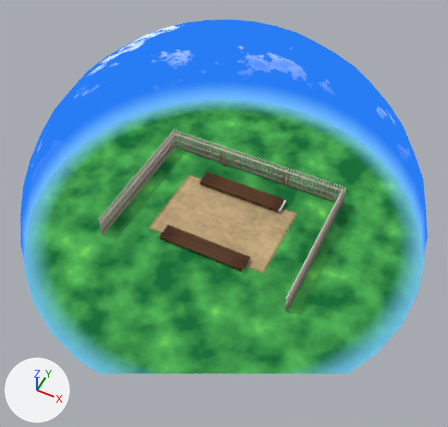
The Blender file untitled.blend, before and after one commit.
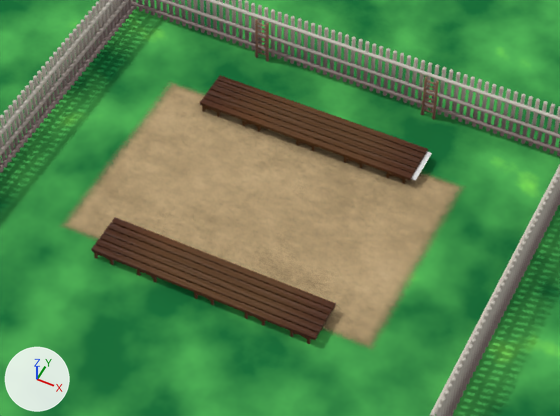
Each version appears first whole from a 50 mm camera at (32.5, -64.8, 82.9) aimed at (3.3, -6.6, 10.0), and next in a close-up on the part from 28% to 75% of the width and 34% to 70% of the height. Lighting does not change. The marker at lower left points along +X, +Y and +Z. Everything nearer to the camera than a plane just in front of the edit is cut away.

In view in the first close-up: 'Cube', 'ground', 'meadow', 'stage', 'wall-E', 'wall-N', 'wall-W'.
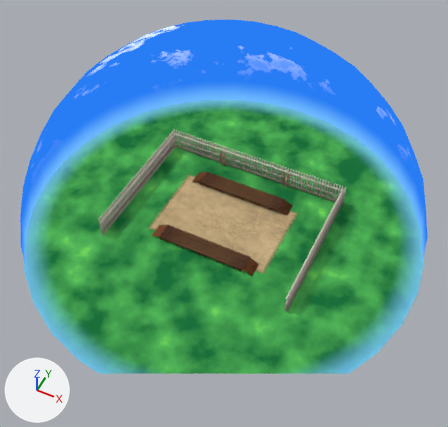
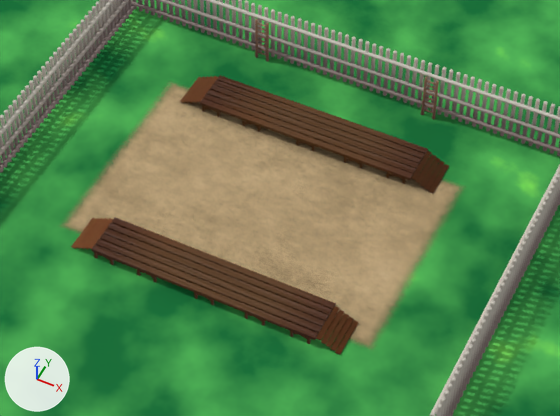
Where the change shows, as pixel boxes (x1, y1, x2, y2) in the close-ups (560 x 416 px):
'Cube', reshaped, modifiers changed (1623% wider, 833% taller)
    before: (411, 152, 432, 181)
    after: (71, 76, 449, 355)

The edits, one by one:
Picture 'Wood078_1K_Roughness.jpg' (img_wood078_1k_roughness_jpg) is new.
Picture 'Wood078_1K_Color.jpg' (img_wood078_1k_color_jpg) is new.
Picture 'Wood078_1K_NormalGL.jpg' (img_wood078_1k_normalgl_jpg) is new.
Material 'stage-step' (mat_stage_step) is new.
Uses the picture img_wood078_1k_color_jpg.
Uses the picture img_wood078_1k_normalgl_jpg.
Uses the picture img_wood078_1k_roughness_jpg.
me_cube is used by ob_cube; location (0.0, 0.0, 0.0).
me_cube had 8 vertices, 6 faces and spanned x 7.93..8.26, y 6.01..8.76, z 0.54..0.61.
me_cube now has 40 vertices, 30 faces and spans x 7.93..9.57, y 6.01..8.76, z -0.07..0.67.
me_cube part 1: the whole mesh is rebuilt.
me_cube now uses material mat_stage_step.
Object 'Cube' (ob_cube) gains a MIRROR modifier named 'Mirror'.
Modifier setting: use_axis = (True, True, False).
